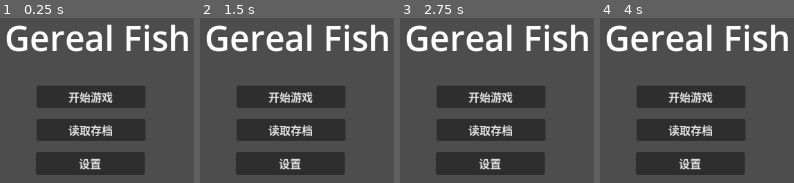
Above: before the commit, frames 1-4 (left to right).
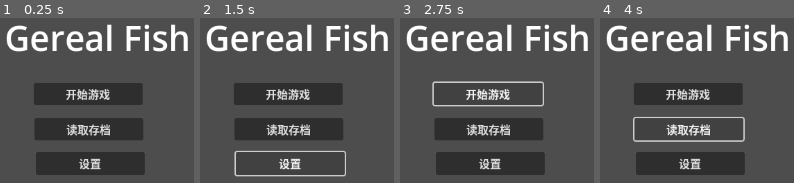
Above: after the commit, the same moments.

Repository: Atlas0079/Guild-Master
Game: Godot game, scene res://Scene/TitleScreen.tscn
The game is run twice, just before and just after one commit, with the same random seed, the same clock (stepped at 60 frames per second) and the same inputs. The project has no main scene, so this scene is started directly.
Inputs:
- Up to frame 1 (0.25 s): no input
- Up to frame 2 (1.5 s): click "读取存档" at 0.5 s; click "设置" at 1.25 s
- Up to frame 3 (2.75 s): click "开始游戏" at 2 s
- Up to frame 4 (4 s): click "开始游戏" at 2.75 s; click "读取存档" at 3.5 s

The runs differ from the first frame. In frame 1, 5.0% of the frame differs, in the area x 17-75%, y 39-75%; in frame 2, 6.3%, in the area x 17-76%, y 39-97%; in frame 3, 5.2%; in frame 4, 5.9%.
Error after the commit: Invalid call. Nonexistent function 'change_scene' in base 'SceneTree'. (res://Script/Title.gd:8)

Commit message:
解决了按钮因为标题页面遮挡而点击不了的问题

Diff:
--- a/Scene/TitleScreen.tscn
+++ b/Scene/TitleScreen.tscn
@@ -16,30 +16,6 @@
 grow_vertical = 2
 script = ExtResource("1_twtms")
 
-[node name="Button" type="Button" parent="."]
-layout_mode = 0
-offset_left = 490.0
-offset_top = 388.0
-offset_right = 647.0
-offset_bottom = 419.0
-text = "开始游戏"
-
-[node name="Button2" type="Button" parent="."]
-layout_mode = 0
-offset_left = 490.0
-offset_top = 436.0
-offset_right = 647.0
-offset_bottom = 467.0
-text = "读取存档"
-
-[node name="Button3" type="Button" parent="."]
-layout_mode = 0
-offset_left = 489.0
-offset_top = 484.0
-offset_right = 646.0
-offset_bottom = 517.0
-text = "设置"
-
 [node name="CenterContainer" type="CenterContainer" parent="."]
 layout_mode = 0
 offset_left = 1.0
@@ -56,6 +32,30 @@
 horizontal_alignment = 1
 vertical_alignment = 1
 
+[node name="Button" type="Button" parent="."]
+layout_mode = 0
+offset_left = 486.0
+offset_top = 384.0
+offset_right = 643.0
+offset_bottom = 415.0
+text = "开始游戏"
+
+[node name="Button2" type="Button" parent="."]
+layout_mode = 0
+offset_left = 487.0
+offset_top = 435.0
+offset_right = 644.0
+offset_bottom = 466.0
+text = "读取存档"
+
+[node name="Button3" type="Button" parent="."]
+layout_mode = 0
+offset_left = 489.0
+offset_top = 484.0
+offset_right = 646.0
+offset_bottom = 517.0
+text = "设置"
+
 [connection signal="pressed" from="Button" to="." method="_Entering_game"]
 [connection signal="pressed" from="Button2" to="." method="_Loading_game"]
 [connection signal="pressed" from="Button3" to="." method="_Game_Setting"]
